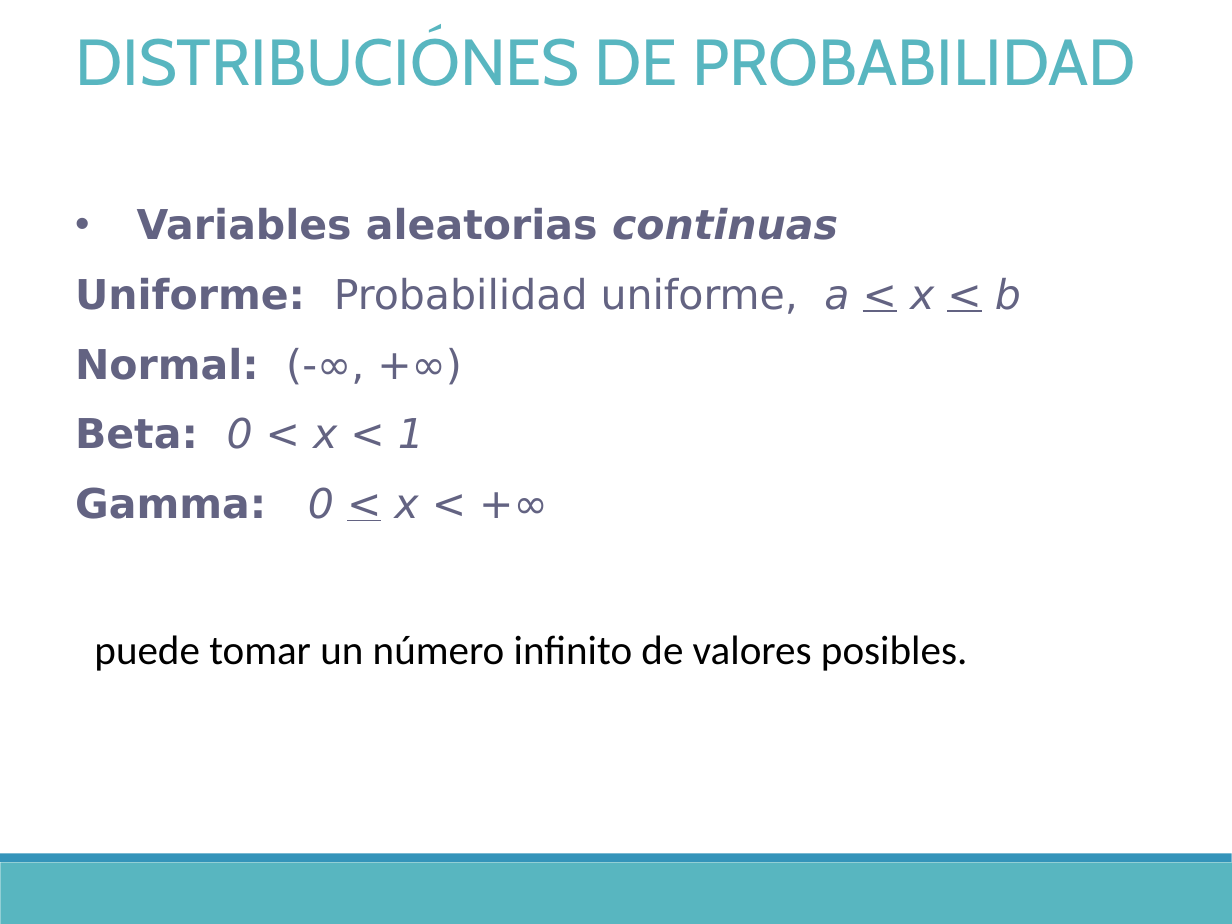
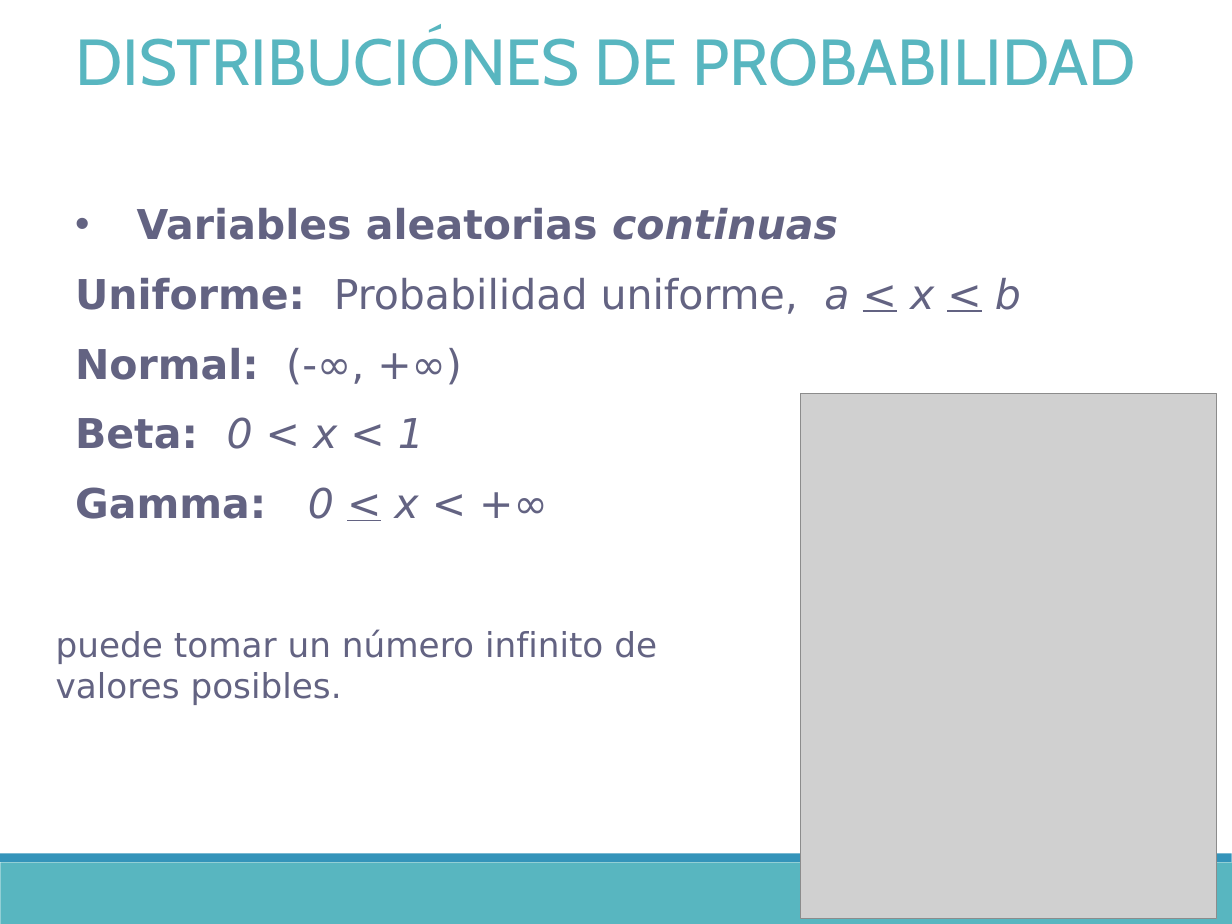
Before and after one commit to DrIgoA/Curso-Ocupacion23, a slide deck: slide 22 of ppt/Modulo 2_Occupacion2023.pptx. Drawn at 1232x924 pixels with LibreOffice and Linux fonts; fonts in the diff are those of the drawing; grey boxes stand for pictures. Boxes give left, top, right and bottom in pixels: in the first picture for what was removed or moved away, otherwise in the second. Text is boxed around its words. In the diff, an @@ line names an element or a change of style, - is before the commit and + after.

```diff
--- a/ppt/Modulo 2_Occupacion2023.pptx
+++ b/ppt/Modulo 2_Occupacion2023.pptx
@@ picture added at (801, 393, 1217, 919) @@
@@ text "puede tomar un número infinito ...": place and size @@
-text "puede tomar un número infinito ..." at (94, 635, 967, 671)
+text "puede tomar un número infinito ..." at (56, 630, 657, 705)
@@ text "puede tomar un número infinito ..." at (56, 630, 657, 705): size 24 to 20 pt, font Calibri to DejaVu Sans, text colour #000000 to #636382 @@
```
Also in this commit, not shown: 10 other slides changed, 3 other files.
